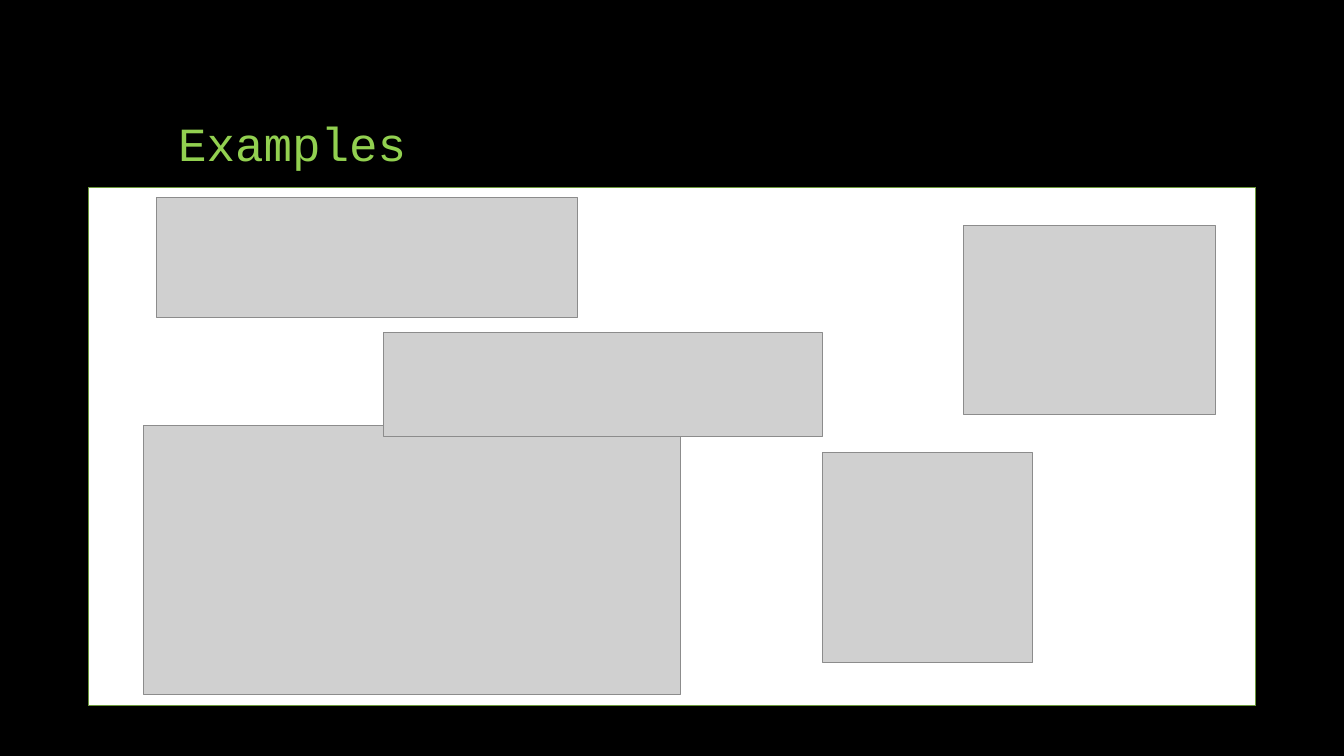
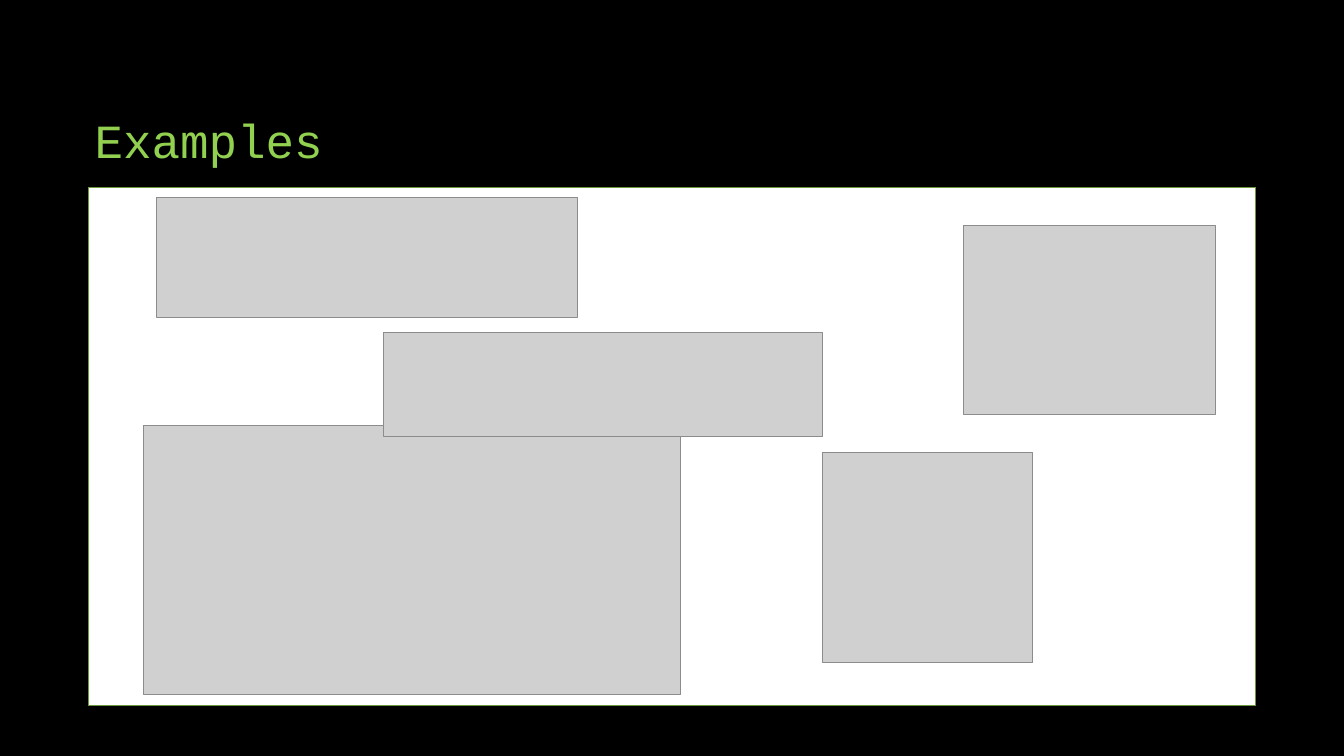
Before and after one commit to MnAppsNet/DominanceQueries, a slide deck: slide 4 of NOSQL - document stores.pptx. Drawn at 1344x756 pixels with LibreOffice and Linux fonts; fonts in the diff are those of the drawing; grey boxes stand for pictures. Boxes give left, top, right and bottom in pixels: in the first picture for what was removed or moved away, otherwise in the second. Text is boxed around its words. In the diff, an @@ line names an element or a change of style, - is before the commit and + after.

Commit message:
add use case example

```diff
--- a/NOSQL - document stores.pptx
+++ b/NOSQL - document stores.pptx
@@ title "Examples": place and size @@
-title "Examples" at bbox=[178, 126, 406, 171]
+title "Examples" at bbox=[95, 124, 323, 168]
```
Also in this commit, not shown: 3 other slides changed, 1 slide added.
